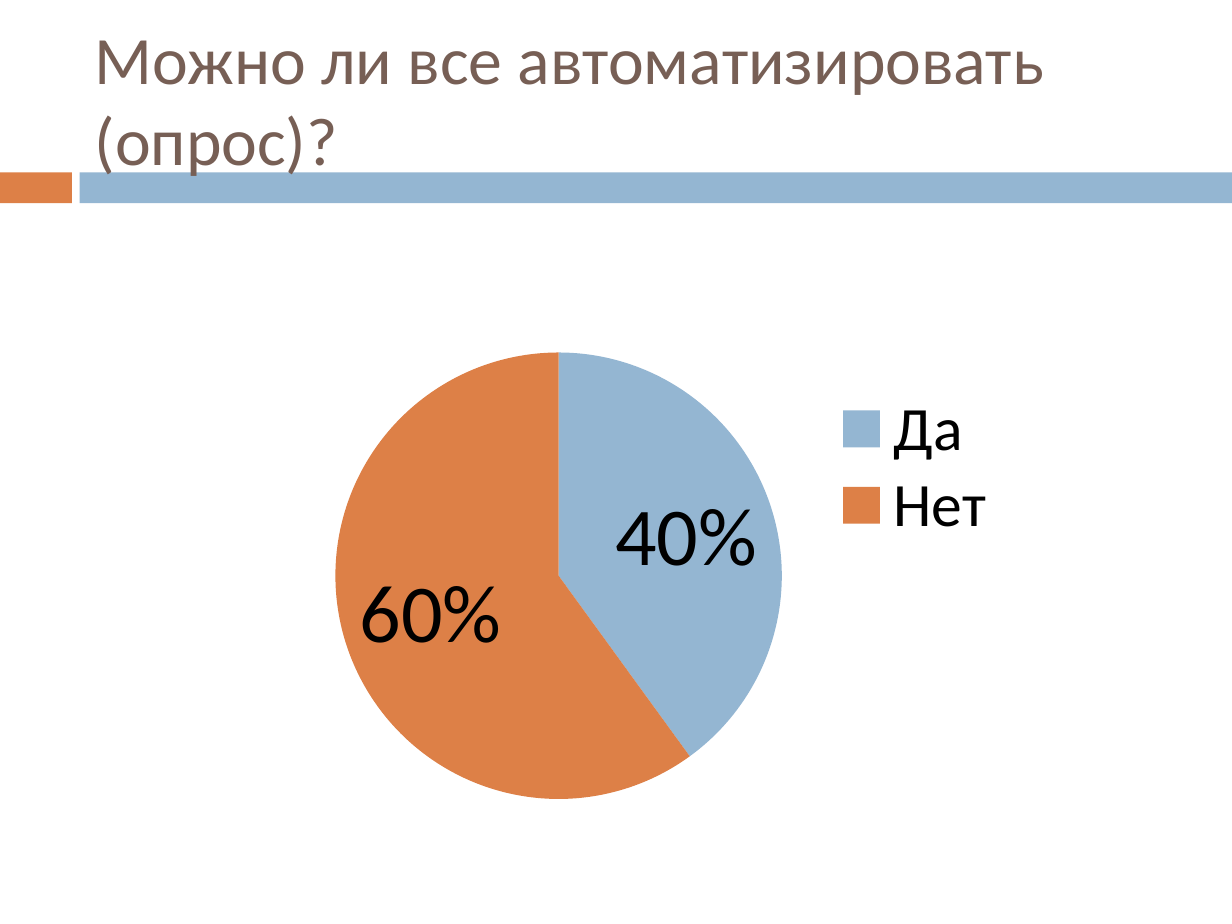
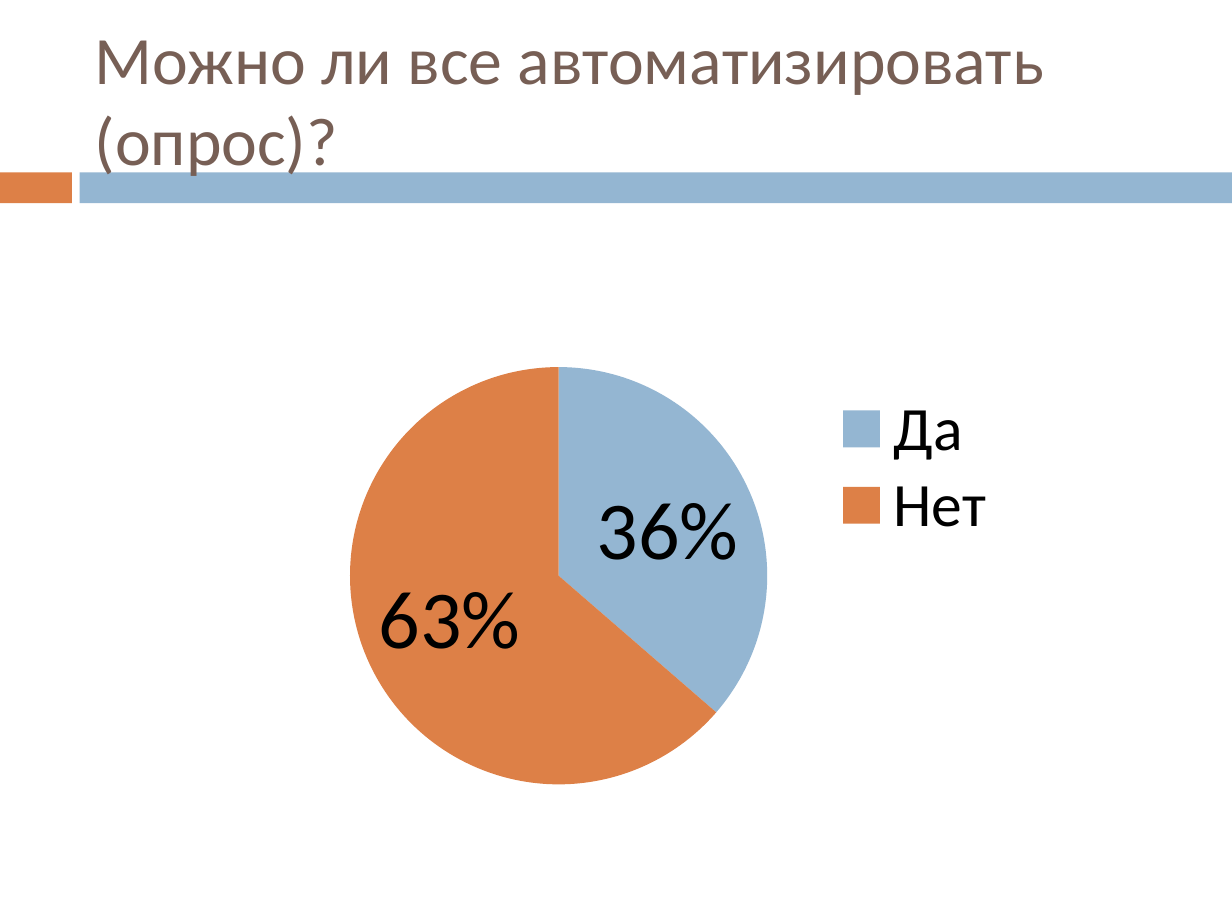
Before and after one commit to vitali-kviatkouski/personal, a slide deck: slide 12 of MiniQ/Testing/Testing.pptx. Drawn at 1232x924 pixels with LibreOffice and Linux fonts; fonts in the diff are those of the drawing. Boxes give left, top, right and bottom in pixels: in the first picture for what was removed or moved away, otherwise in the second. Text is boxed around its words. In the diff, an @@ line names an element or a change of style, - is before the commit and + after.

```diff
--- a/MiniQ/Testing/Testing.pptx
+++ b/MiniQ/Testing/Testing.pptx
@@ pie chart at bbox=[78, 223, 1177, 829] @@
@@ Series 1, Да: 0.4 to 0.36 @@
@@ Series 1, Нет: 0.6 to 0.63 @@
@@ Series 2, Да: 40 to 36 @@
@@ Series 2, Нет: 60 to 64 @@
```
Also in this commit, not shown: 4 other slides changed, 1 other file.
